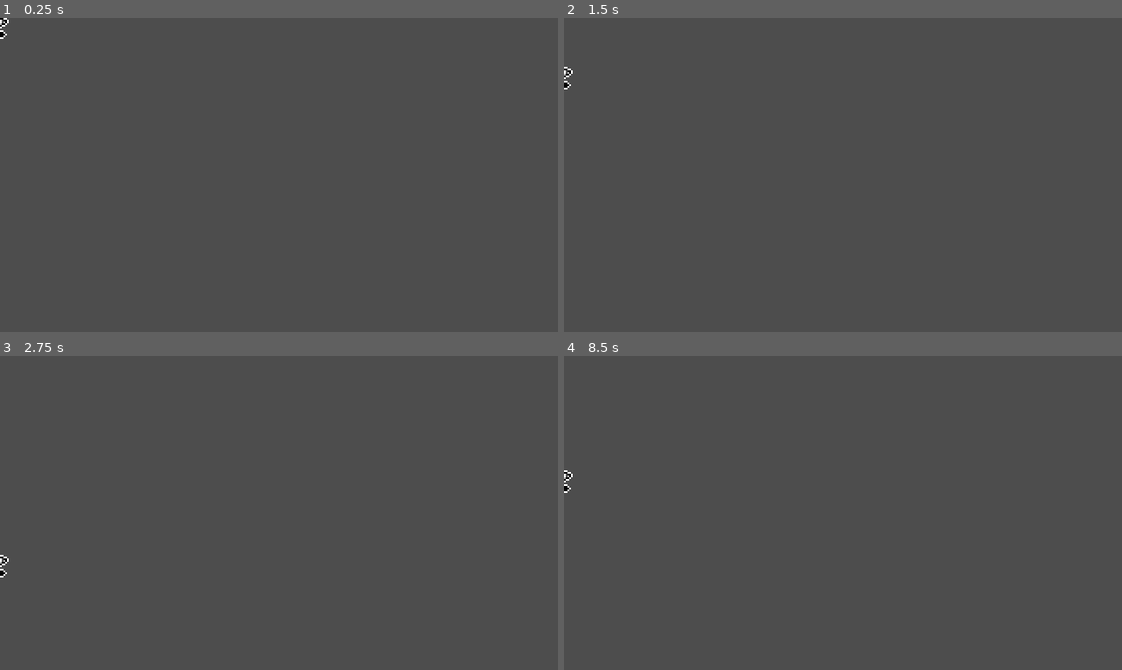
Above: before the commit, frames 1-4 (two rows, left to right).
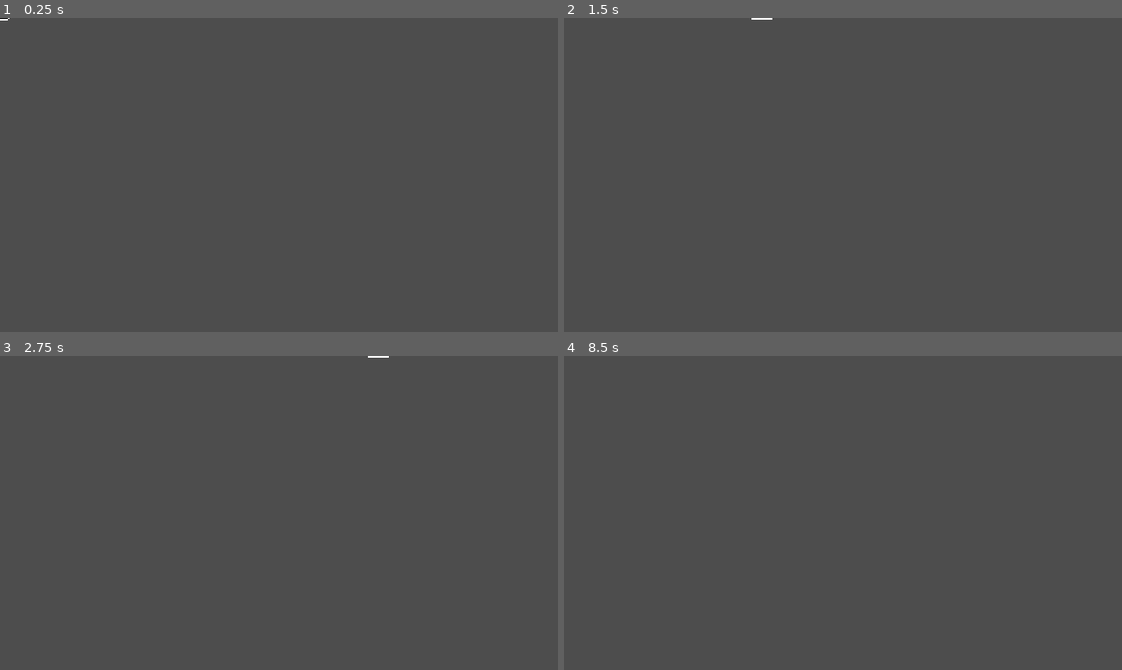
Above: after the commit, the same moments.

Repository: Ayrlyn/ChaosSurvivors
Game: Godot game, scene res://Levels/world.tscn
Same seed, same stepped clock (60 frames per second), same inputs: the game is played once before the commit and once after it.
Inputs:
- Up to frame 1 (0.25 s): no input
- Up to frame 2 (1.5 s): tap Enter at 0.5 s; hold Right (ui_right) 0.53-1.28 s; tap Space at 1.25 s; hold Down (ui_down) from 1.28 s (still down)
- Up to frame 3 (2.75 s): release Down (ui_down) at 2.03 s; hold Right (ui_right) from 2.03 s (still down)
- Up to frame 4 (8.5 s): tap Enter at 2.75, 5 s; release Right (ui_right) at 2.78 s; hold Up (ui_up) 2.78-3.53 s; hold Left (ui_left) 3.53-5.03 s; tap Space at 4.25, 5.75 s; hold Down (ui_down) 5.03-5.78 s; hold Right (ui_right) 5.78-6.53 s; hold Up (ui_up) 6.53-7.28 s; hold Right (ui_right) 7.28-8.03 s; hold Down (ui_down) from 8.03 s (still down)

The runs differ from the first frame. In frame 1, less than 0.1% of the frame differs, in the area x 0-2%, y 0-7%; in frame 2, less than 0.1%, in the area x 0-38%, y 0-23%; in frame 3, less than 0.1%; in frame 4, less than 0.1%.

Commit message:
[MOD]Move player in their own scene to be better positioned for Y Sorting

Diff:
--- a/Entities/Player.tscn
+++ b/Entities/Player.tscn
@@ -12,10 +12,11 @@
 
 [node name="Sprite2D" type="Sprite2D" parent="."]
 texture_filter = 1
+position = Vector2(0, -8)
 texture = ExtResource("2_uvhso")
 hframes = 6
 vframes = 9
 
 [node name="CollisionShape2D" type="CollisionShape2D" parent="."]
-position = Vector2(-1, 5)
+position = Vector2(-1, -3)
 shape = SubResource("CapsuleShape2D_tr16m")
